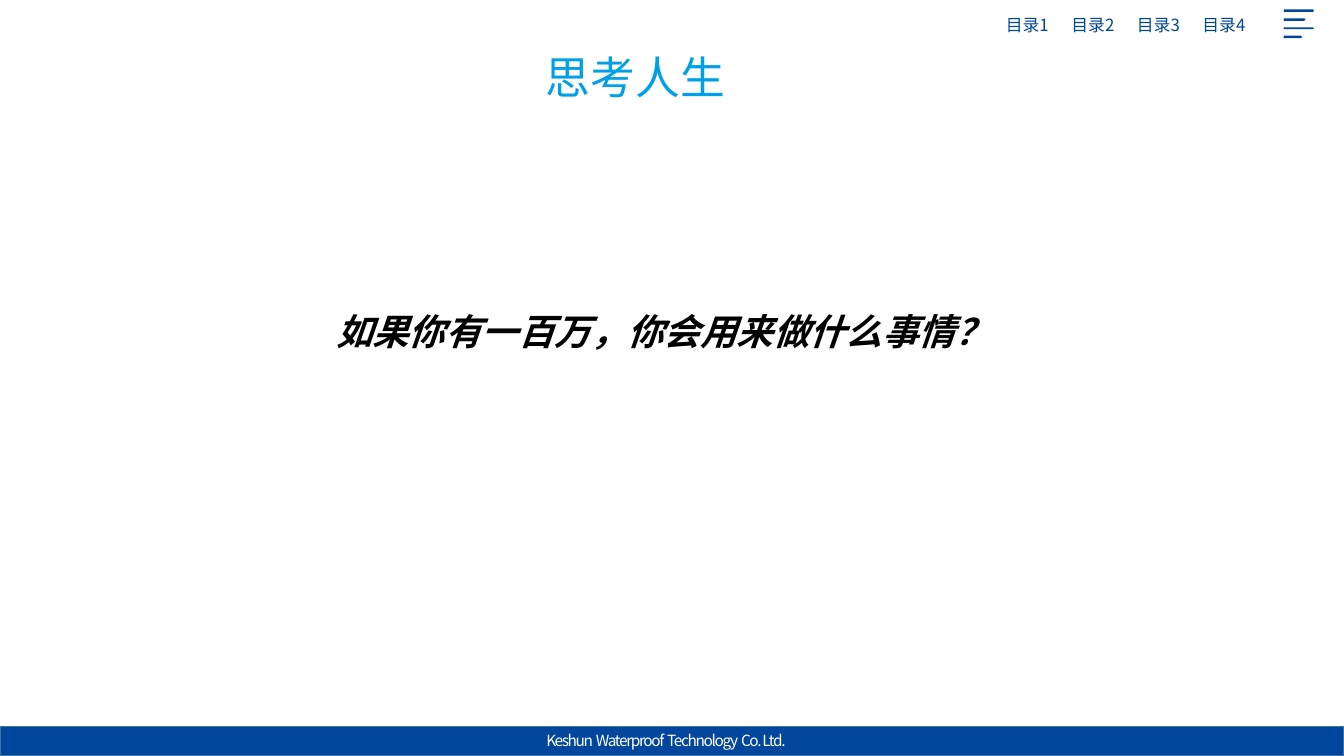
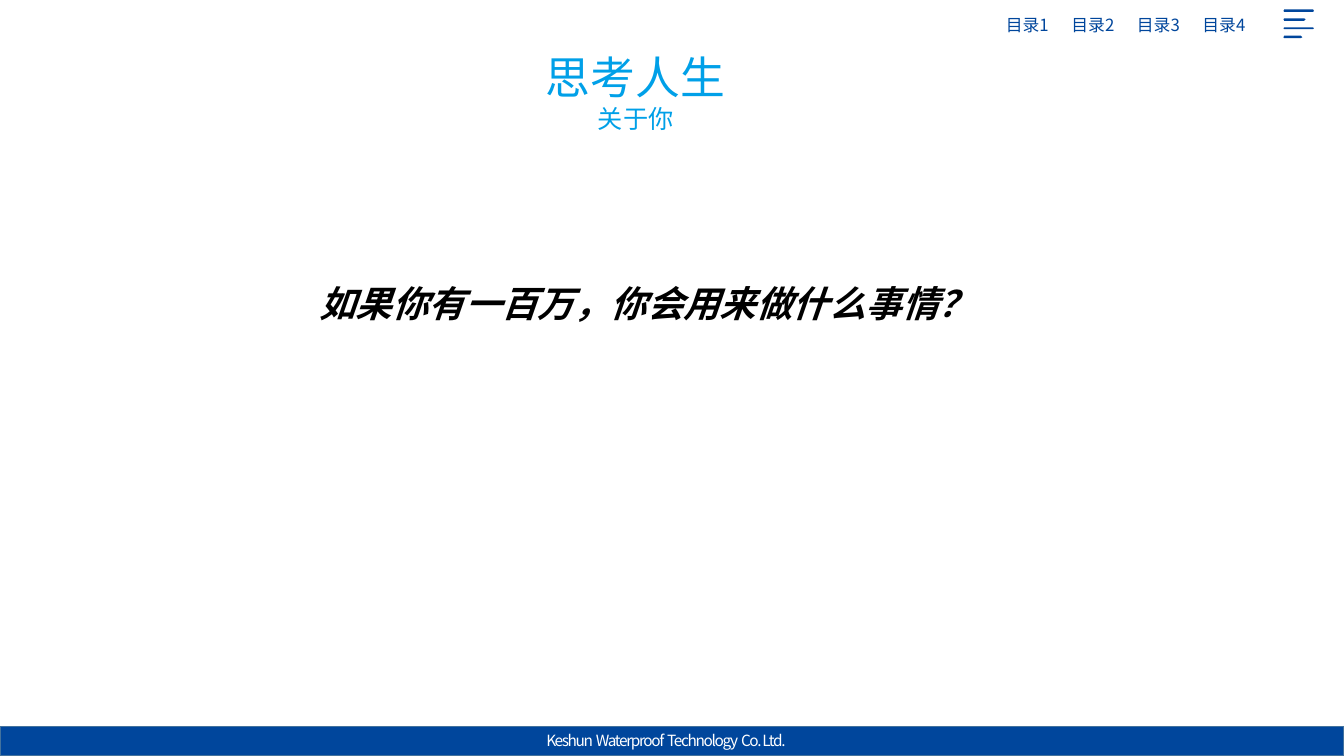
Before and after one commit to Jack-liangqihua/ABAP_CODER, a slide deck: slide 14 of 专题研究/晨会主题/201904财务自由.pptx (slide 13 before the commit). Drawn at 1344x756 pixels with LibreOffice and Linux fonts; fonts in the diff are those of the drawing; background and template pictures are left out. Boxes give left, top, right and bottom in pixels: in the first picture for what was removed or moved away, otherwise in the second. Text is boxed around its words. In the diff, an @@ line names an element or a change of style, - is before the commit and + after.

```diff
--- a/专题研究/晨会主题/201904财务自由.pptx
+++ b/专题研究/晨会主题/201904财务自由.pptx
@@ text at (598, 107, 674, 130): paragraph added @@
+关于你
@@ text "如果你有一百万，你会用来做什么事情？": place and size @@
-text "如果你有一百万，你会用来做什么事情？" at (336, 314, 991, 350)
+text "如果你有一百万，你会用来做什么事情？" at (319, 286, 974, 322)
```
Also in this commit, not shown: 2 other slides changed, 1 slide added.
